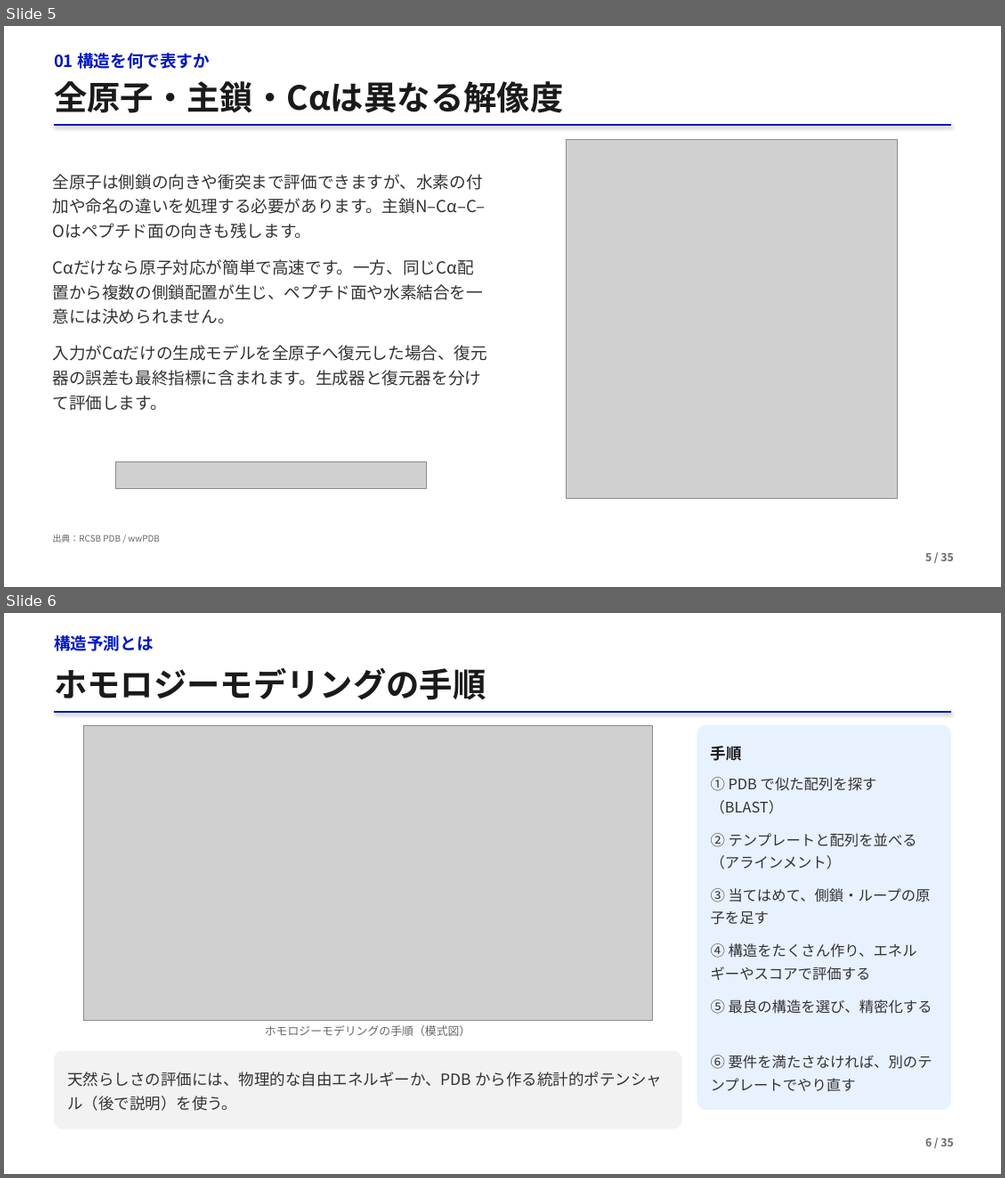
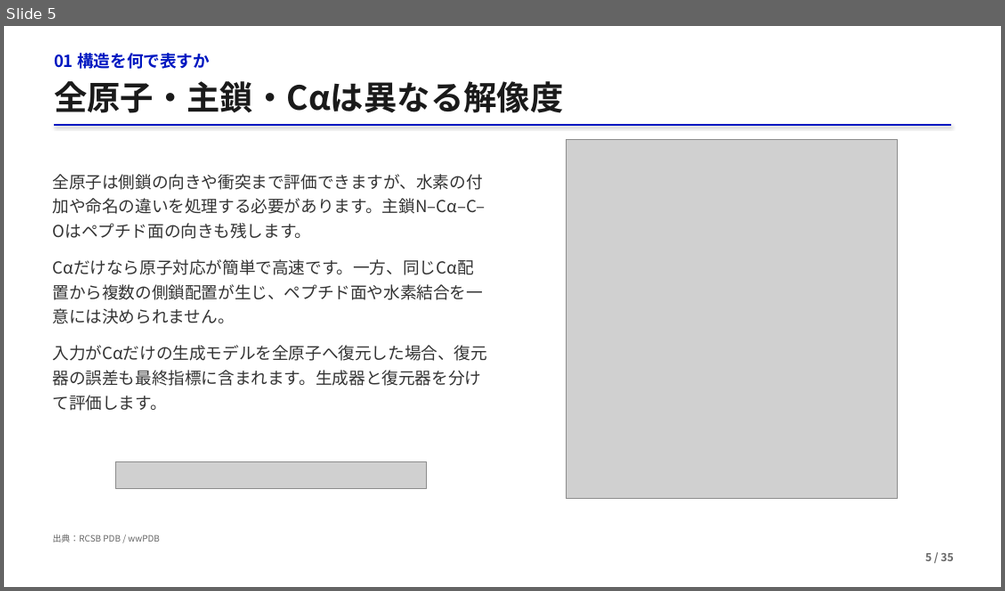
Before and after one commit to matsunagalab/lecture_bioinfo, a slide deck: 05_AlphaFold2による構造予測/05_AlphaFold2による構造予測.pptx. Shown one above the other, each under a label of ours: slides 5 and 6 before the commit, slide 5 after it. The pictures are 1005x1178 and 1005x591 pixels, drawn with LibreOffice and Linux fonts; fonts in the diff are those of the drawing; grey boxes stand for pictures. Boxes give left, top, right and bottom in pixels: in the first picture for what was removed or moved away, otherwise in the second. Text is boxed around its words. In the diff, an @@ line names an element or a change of style, - is before the commit and + after.

```diff
--- a/05_AlphaFold2による構造予測/05_AlphaFold2による構造予測.pptx
+++ b/05_AlphaFold2による構造予測/05_AlphaFold2による構造予測.pptx
@@ slide 6 removed at [4,613,1001,1174], background #FFFFFF @@
@@ text removed at [54,635,154,651] @@
-構造予測とは
@@ text removed at [54,667,486,700] @@
-ホモロジーモデリングの手順
@@ line removed from (54, 712) to (952, 712) @@
@@ picture removed at [84,725,652,1021] @@
@@ rounded rectangle removed at [697,725,952,1110] @@
@@ text removed at [711,746,742,761] @@
-手順
@@ text removed at [711,777,877,814] @@
-① PDB で似た配列を探す（BLAST）
@@ text removed at [711,833,917,869] @@
-② テンプレートと配列を並べる（アラインメント）
@@ text removed at [711,888,930,925] @@
-③ 当てはめて、側鎖・ループの原子を足す
@@ text removed at [711,943,917,981] @@
-④ 構造をたくさん作り、エネルギーやスコアで評価する
@@ text removed at [711,999,932,1013] @@
-⑤ 最良の構造を選び、精密化する
@@ text removed at [265,1025,470,1036] @@
-ホモロジーモデリングの手順（模式図）
@@ rounded rectangle removed at [54,1051,682,1129] @@
@@ text removed at [711,1054,932,1092] @@
-⑥ 要件を満たさなければ、別のテンプレートでやり直す
@@ text removed at [67,1071,662,1111] @@
-天然らしさの評価には、物理的な自由エネルギーか、PDB から作る統計的ポテンシャル（後で説明）を使う。
@@ text removed at [925,1138,953,1146] @@
-6 / 35
```
Also in this commit, not shown: 2 slides changed, 1 slide added, 2 other files.
